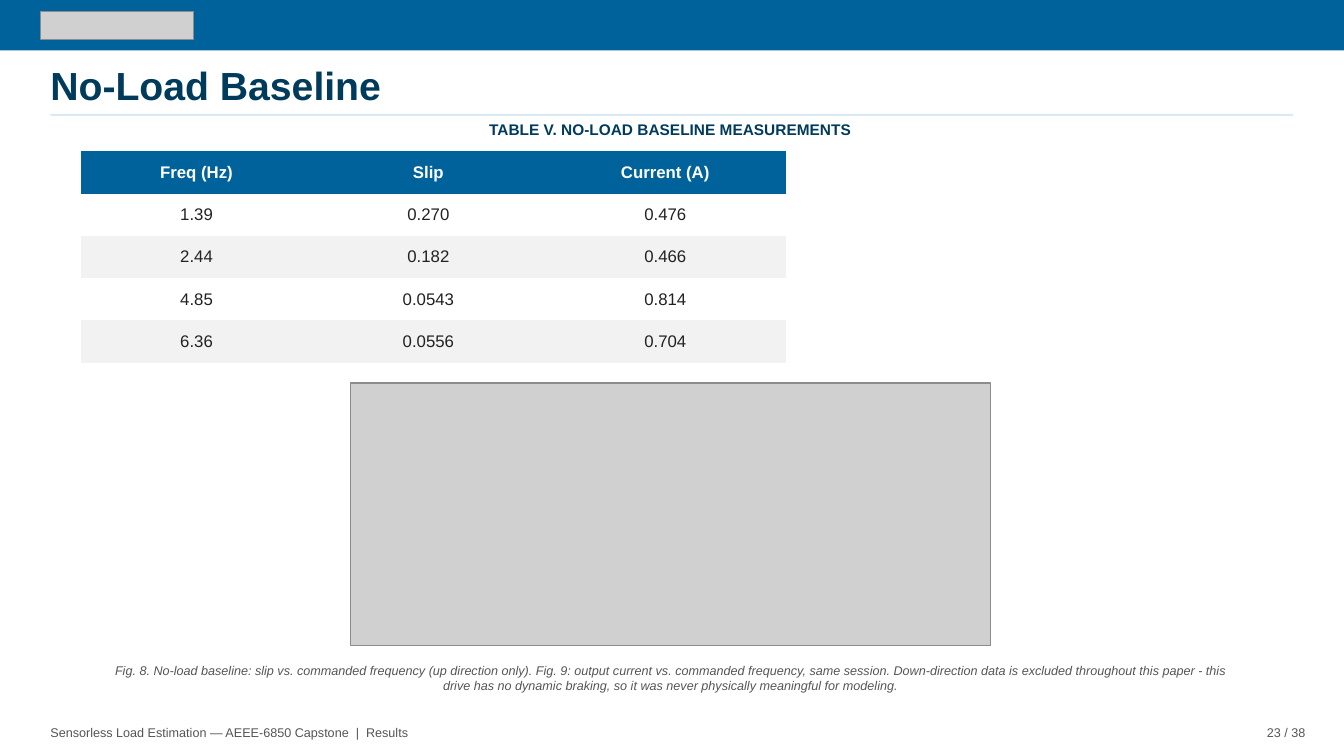
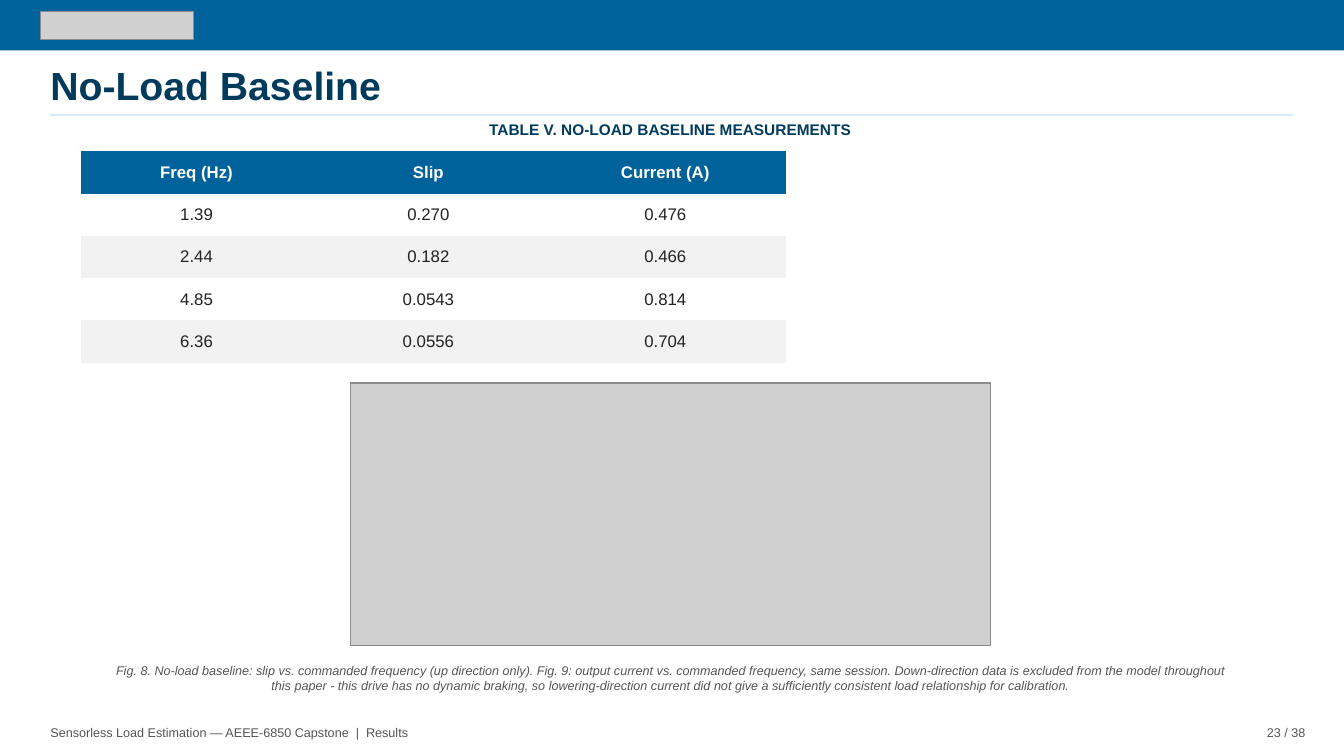
Before and after one commit to David-4529/Capstone, a slide deck: slide 23 of docs/paper/Sensorless_Load_Estimation_Deck_Rev17.pptx. Drawn at 1344x756 pixels with LibreOffice and Linux fonts; fonts in the diff are those of the drawing; grey boxes stand for pictures. Boxes give left, top, right and bottom in pixels: in the first picture for what was removed or moved away, otherwise in the second. Text is boxed around its words. In the diff, an @@ line names an element or a change of style, - is before the commit and + after.

```diff
--- a/docs/paper/Sensorless_Load_Estimation_Deck_Rev17.pptx
+++ b/docs/paper/Sensorless_Load_Estimation_Deck_Rev17.pptx
@@ text at <box>116,666,1224,693</box>: text changed @@
-Fig. 8. No-load baseline: slip vs. commanded frequency (up direction only). Fig. 9: output current vs. commanded frequency, same session. Down-direction data is excluded throughout this paper - this drive has no dynamic braking, so it was never physically meaningful for modeling.
+Fig. 8. No-load baseline: slip vs. commanded frequency (up direction only). Fig. 9: output current vs. commanded frequency, same session. Down-direction data is excluded from the model throughout this paper - this drive has no dynamic braking, so lowering-direction current did not give a sufficiently consistent load relationship for calibration.
```
Also in this commit, not shown: 8 other slides changed.
